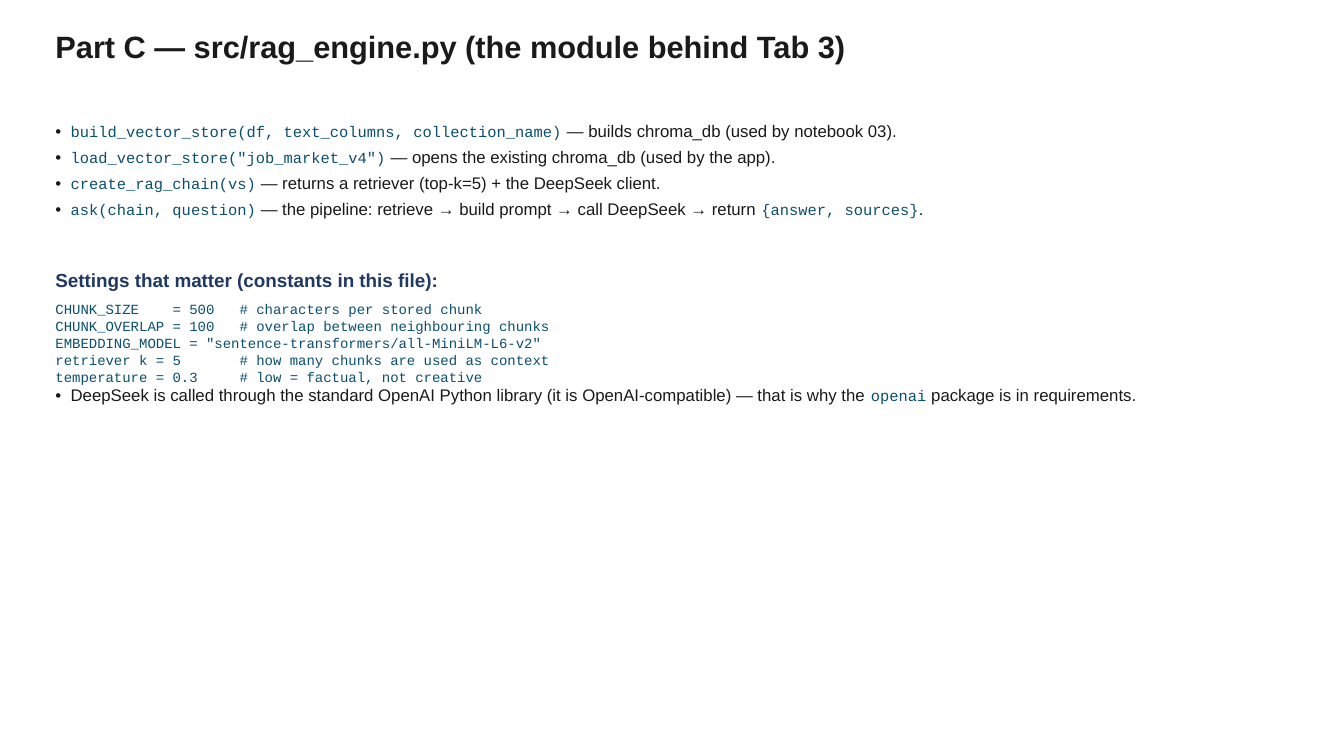
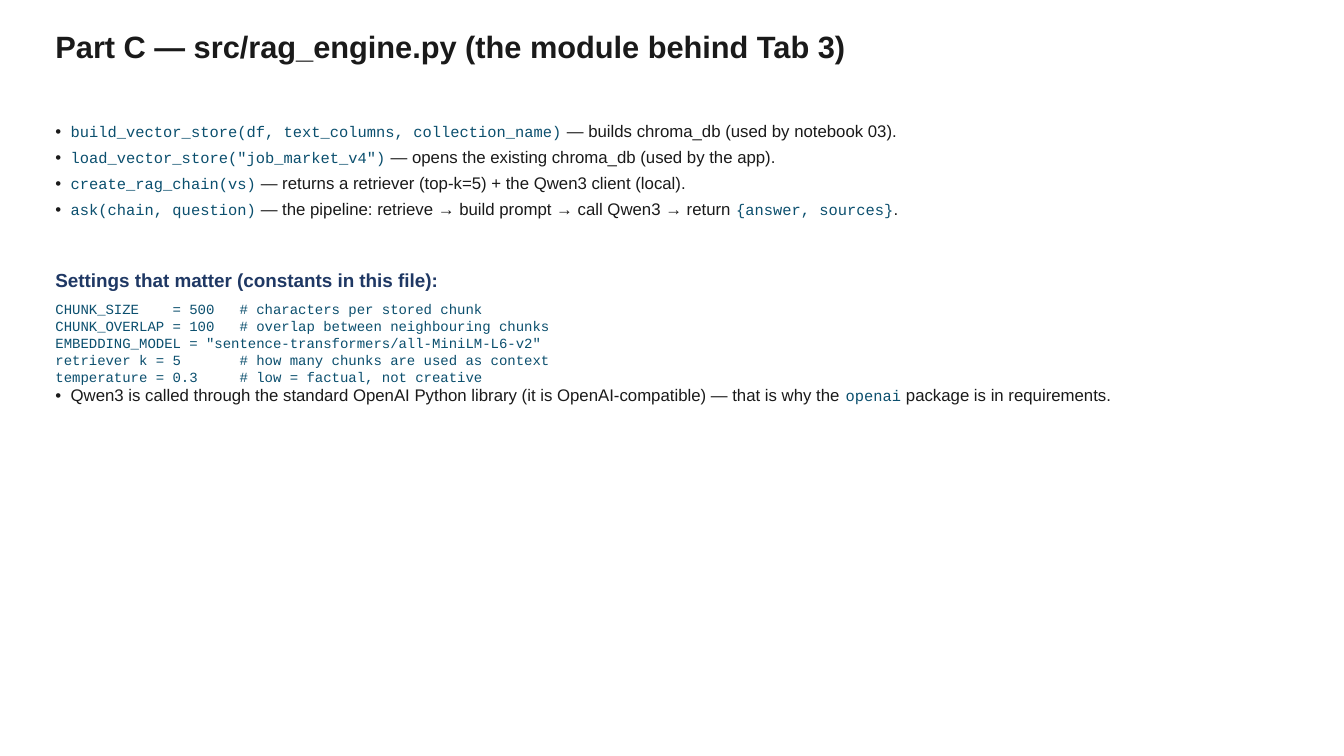
Before and after one commit to windows2t2/project-graduation, a slide deck: slide 18 of presentation.pptx. Drawn at 1344x756 pixels with LibreOffice and Linux fonts; fonts in the diff are those of the drawing. Boxes give left, top, right and bottom in pixels: in the first picture for what was removed or moved away, otherwise in the second. Text is boxed around its words. In the diff, an @@ line names an element or a change of style, - is before the commit and + after.

```diff
--- a/presentation.pptx
+++ b/presentation.pptx
@@ text at (71, 177, 893, 219): text changed @@
-• create_rag_chain(vs) — returns a retriever (top-k=5) + the DeepSeek client.
-• ask(chain, question) — the pipeline: retrieve → build prompt → call DeepSeek → return {answer, sources}.
+• create_rag_chain(vs) — returns a retriever (top-k=5) + the Qwen3 client (local).
+• ask(chain, question) — the pipeline: retrieve → build prompt → call Qwen3 → return {answer, sources}.
@@ text at (71, 389, 1111, 405): text changed @@
-• DeepSeek is called through the standard OpenAI Python library (it is OpenAI-compatible) — that is why the openai package is in requirements.
+• Qwen3 is called through the standard OpenAI Python library (it is OpenAI-compatible) — that is why the openai package is in requirements.
```
Also in this commit, not shown: 6 other slides changed, 2 other files.
